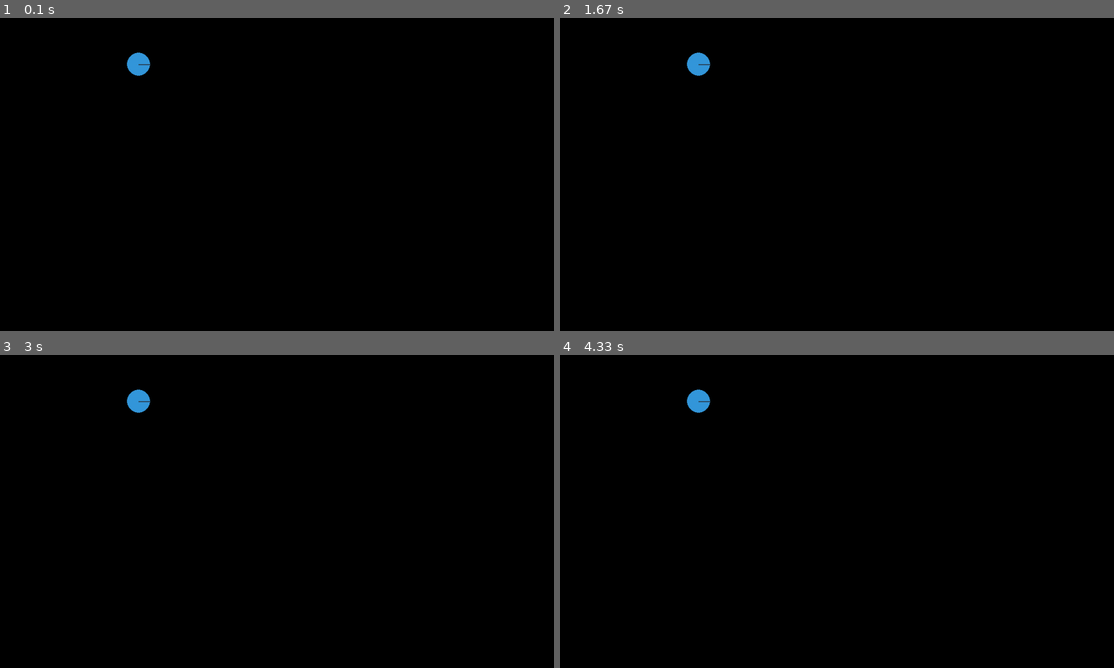
Above: before the commit, frames 1-4 (two rows, left to right).
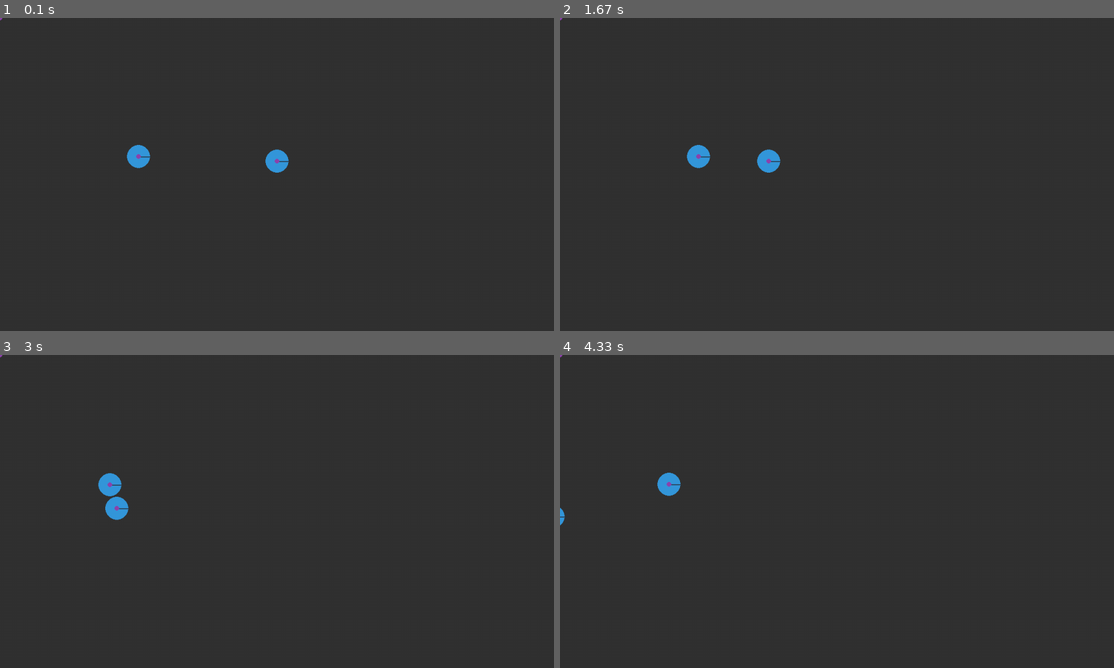
Above: after the commit, the same moments.

Repository: paulthomas2107/pygamePymunkWithRuss
Game: pygame game, started from main.py
Two runs of this game, one before a commit and one after it. Both use one fixed random seed, a clock stepped at 60 frames per second and the inputs below.
Inputs (mouse positions are in pixels of both pictures, inside the frame that each line leads up to):
- Up to frame 1 (0.1 s): no input
- Up to frame 2 (1.67 s): click (837, 174) at 0.38 s; click (842, 196) at 0.72 s; click (665, 127) at 1.05 s; click (1041, 284) at 1.38 s
- Up to frame 3 (3 s): click (288, 408) at 1.72 s; click (249, 592) at 2.05 s; click (260, 458) at 2.38 s; click (199, 445) at 2.72 s
- Up to frame 4 (4.33 s): click (981, 483) at 3.05 s; click (1008, 505) at 3.38 s; click (953, 455) at 3.72 s; click (676, 452) at 4.05 s

The runs differ from the first frame. In frame 1, 100% of the frame differs, in the area x 0-100%, y 0-100%; in frame 2, 100%; in frame 3, 100%; in frame 4, 100%.

Commit message:
More....

Diff:
--- a/main.py
+++ b/main.py
@@ -13,7 +13,15 @@
 
 # Pymunk space
 space = pymunk.Space()
+static_body = space.static_body
 draw_options = pymunk.pygame_util.DrawOptions(screen)
+
+# Clock
+clock = pygame.time.Clock()
+FPS = 120
+
+# Colours
+BG = (50, 50, 50)
 
 
 # Ball function
@@ -22,21 +30,34 @@
     body.position = pos
     shape = pymunk.Circle(body, radius)
     shape.mass = 5
-    space.add(body, shape)
+    # Use pivot to add friction
+    pivot = pymunk.PivotJoint(static_body, body, (0, 0), (0, 0))
+    pivot.max_bias = 0
+    pivot.max_force = 1000
+    space.add(body, shape, pivot)
     return shape
 
 
-new_ball = create_ball(25, (300, 100))
+new_ball = create_ball(25, (300, 300))
 
+cue_ball = create_ball(25, (600, 310))
 
 # Game loop
 run = True
 while run:
 
+    clock.tick(FPS)
+    space.step(1 / FPS)
+
+    # Fill background
+    screen.fill(BG)
+
     # Event listener
     for event in pygame.event.get():
         if event.type == pygame.QUIT:
             run = False
+        if event.type == pygame.MOUSEBUTTONDOWN:
+            cue_ball.body.apply_impulse_at_local_point((-500, 0), (0, 0))
 
     space.debug_draw(draw_options)
     pygame.display.update()
